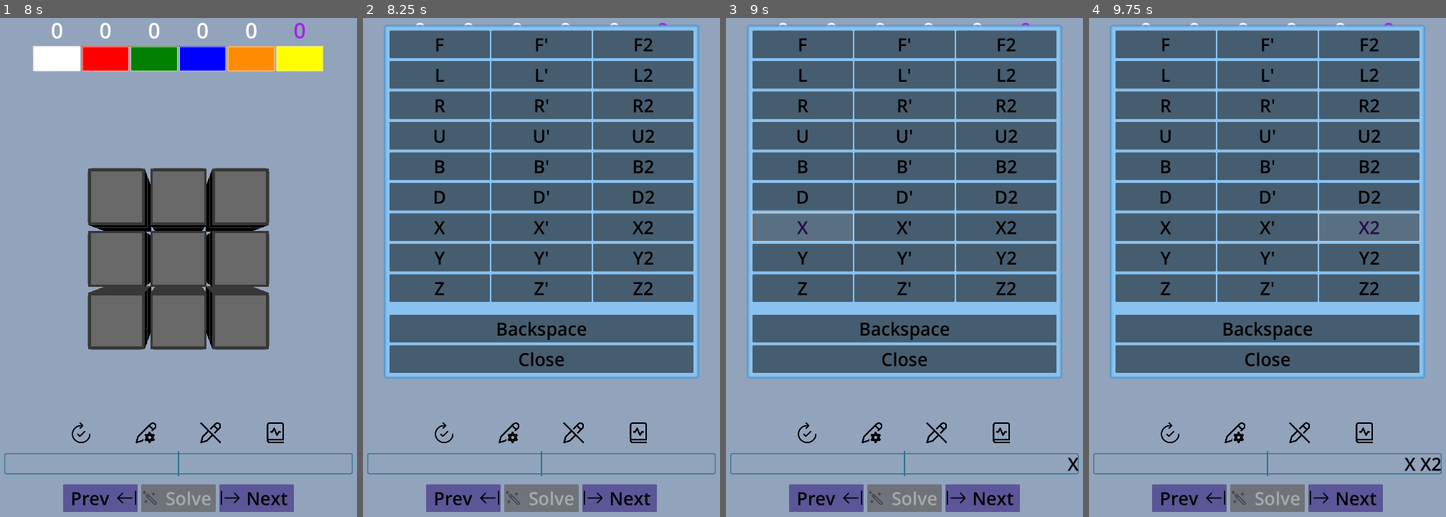
Above: before the commit, frames 1-4 (left to right).
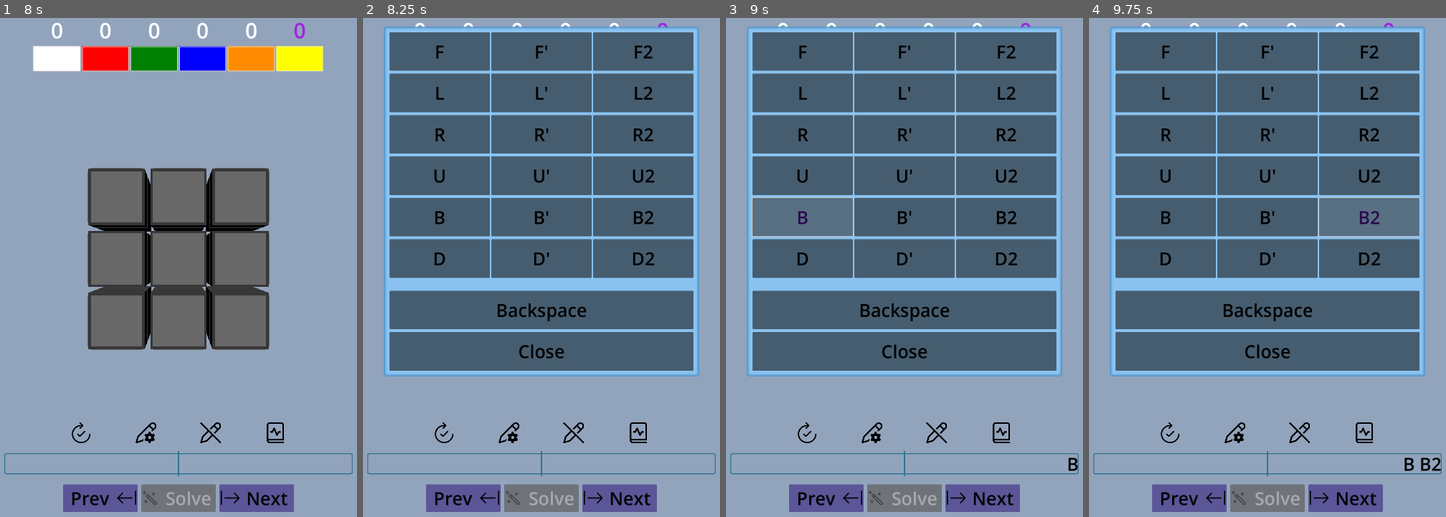
Above: after the commit, the same moments.

Repository: sakateka/godot-cube-solver
Game: Godot game, scene res://scenes/main.tscn
The game is run twice, just before and just after one commit, with the same random seed, the same clock (stepped at 60 frames per second) and the same inputs.
Inputs (mouse positions are in pixels of both pictures, inside the frame that each line leads up to):
- Up to frame 1 (8 s): click "Next" at 0.5 s; click "Next" at 1.25 s; click (57, 57) at 2 s; click (107, 57) at 2.75 s; click (153, 57) at 3.5 s; click (203, 57) at 4.25 s; click (249, 57) at 5 s; click (299, 57) at 5.75 s; click (146, 432) at 6.5 s; click (210, 432) at 7.25 s
- Up to frame 2 (8.25 s): click (637, 432) at 8 s
- Up to frame 3 (9 s): click (800, 227) at 8.75 s, where only the run before the commit has a clickable "X"
- Up to frame 4 (9.75 s): click (1371, 227) at 9.5 s, where only the run before the commit has a clickable "X2"

Frame 1 is identical in both runs. In frame 2, 17% of the frame differs, in the area x 5-95%, y 1-73%; in frame 3, 17%; in frame 4, 17%, in the area x 5-96%, y 1-91%.

Commit message:
fix: remove middle layer rotation buttons

Diff:
--- a/scenes/ui.tscn
+++ b/scenes/ui.tscn
@@ -358,72 +358,6 @@
 size_flags_vertical = 3
 text = "D2"
 
-[node name="X" type="HBoxContainer" parent="PanelContainer/VBoxContainer"]
-layout_mode = 2
-size_flags_vertical = 3
-
-[node name="X" type="Button" parent="PanelContainer/VBoxContainer/X"]
-layout_mode = 2
-size_flags_horizontal = 3
-size_flags_vertical = 3
-text = "X"
-
-[node name="X\'" type="Button" parent="PanelContainer/VBoxContainer/X"]
-layout_mode = 2
-size_flags_horizontal = 3
-size_flags_vertical = 3
-text = "X'"
-
-[node name="X2" type="Button" parent="PanelContainer/VBoxContainer/X"]
-layout_mode = 2
-size_flags_horizontal = 3
-size_flags_vertical = 3
-text = "X2"
-
-[node name="Y" type="HBoxContainer" parent="PanelContainer/VBoxContainer"]
-layout_mode = 2
-size_flags_vertical = 3
-
-[node name="Y" type="Button" parent="PanelContainer/VBoxContainer/Y"]
-layout_mode = 2
-size_flags_horizontal = 3
-size_flags_vertical = 3
-text = "Y"
-
-[node name="Y\'" type="Button" parent="PanelContainer/VBoxContainer/Y"]
-layout_mode = 2
-size_flags_horizontal = 3
-size_flags_vertical = 3
-text = "Y'"
-
-[node name="Y2" type="Button" parent="PanelContainer/VBoxContainer/Y"]
-layout_mode = 2
-size_flags_horizontal = 3
-size_flags_vertical = 3
-text = "Y2"
-
-[node name="Z" type="HBoxContainer" parent="PanelContainer/VBoxContainer"]
-layout_mode = 2
-size_flags_vertical = 3
-
-[node name="Z" type="Button" parent="PanelContainer/VBoxContainer/Z"]
-layout_mode = 2
-size_flags_horizontal = 3
-size_flags_vertical = 3
-text = "Z"
-
-[node name="Z\'" type="Button" parent="PanelContainer/VBoxContainer/Z"]
-layout_mode = 2
-size_flags_horizontal = 3
-size_flags_vertical = 3
-text = "Z'"
-
-[node name="Z2" type="Button" parent="PanelContainer/VBoxContainer/Z"]
-layout_mode = 2
-size_flags_horizontal = 3
-size_flags_vertical = 3
-text = "Z2"
-
 [node name="VSplitContainer" type="VSplitContainer" parent="PanelContainer/VBoxContainer"]
 custom_minimum_size = Vector2(0, 20)
 layout_mode = 2
